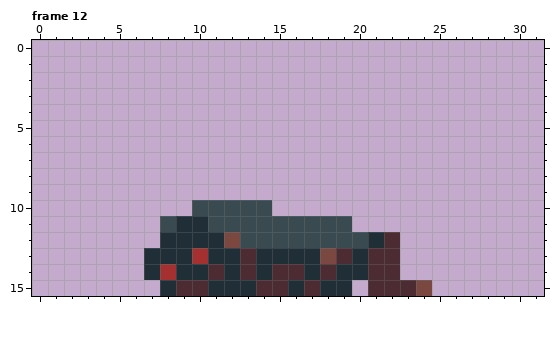
Two versions of one pixel-art file, aseprite/rat_death.aseprite. Above: the version before the commit.
32x16 pixels, 17 frames. Shown: frame 12. The commit also changed other frames, which this record leaves out.
New version:
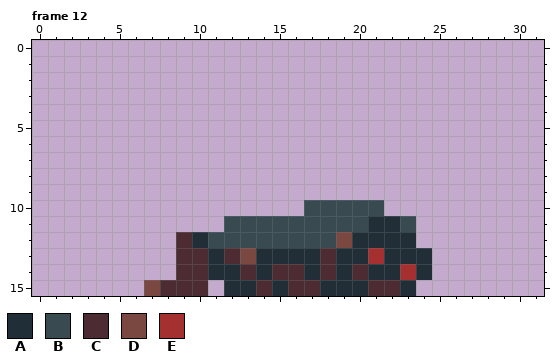
Palette (. is transparent): A #202e37  B #394a50  C #4d2b32  D #7a4841  E #a53030
Changes in this commit:
Frame 12:
There is now colour A in row 11 at x 21 to 22; in row 12 at x 23; in row 13 at x 23 to 24; in row 14 at x 24; in row 15 at x 20.
The edit turns colour B into colour A in row 12 at x 20.
The edit turns colour C into colour A in row 12 at x 22; in row 13 at x 19 and 22; in row 14 at x 11 and 21 to 22; in row 15 at x 15 and 23.
There is now colour B in row 10 at x 17 to 21; in row 11 at x 20 and 23.
The edit turns colour A into colour B in row 12 at x 11.
The edit turns colour D into colour B in row 12 at x 12.
The edit turns colour A into colour C in row 12 at x 9; in row 13 at x 9 and 12; in row 14 at x 9 to 10 and 20; in row 15 at x 8 and 16.
The edit turns colour D into colour C in row 13 at x 18.
The edit turns colour E into colour C in row 13 at x 10.
There is now colour D in row 15 at x 7.
The edit turns colour B into colour D in row 12 at x 19.
The edit turns colour C into colour D in row 13 at x 13.
There is now colour E in row 14 at x 23.
The edit turns colour C into colour E in row 13 at x 21.
Colour A is removed in row 11 at x 9 to 10; in row 12 at x 8; in row 13 at x 7 to 8; in row 14 at x 7; in row 15 at x 11.
Colour B is removed in row 10 at x 10 to 14; in row 11 at x 8 and 11.
Colour D is removed in row 15 at x 24.
Colour E is removed in row 14 at x 8.
Where, in picture pixels (left, top, right, bottom), the same in both pictures:
changed: (144, 200, 432, 296)
